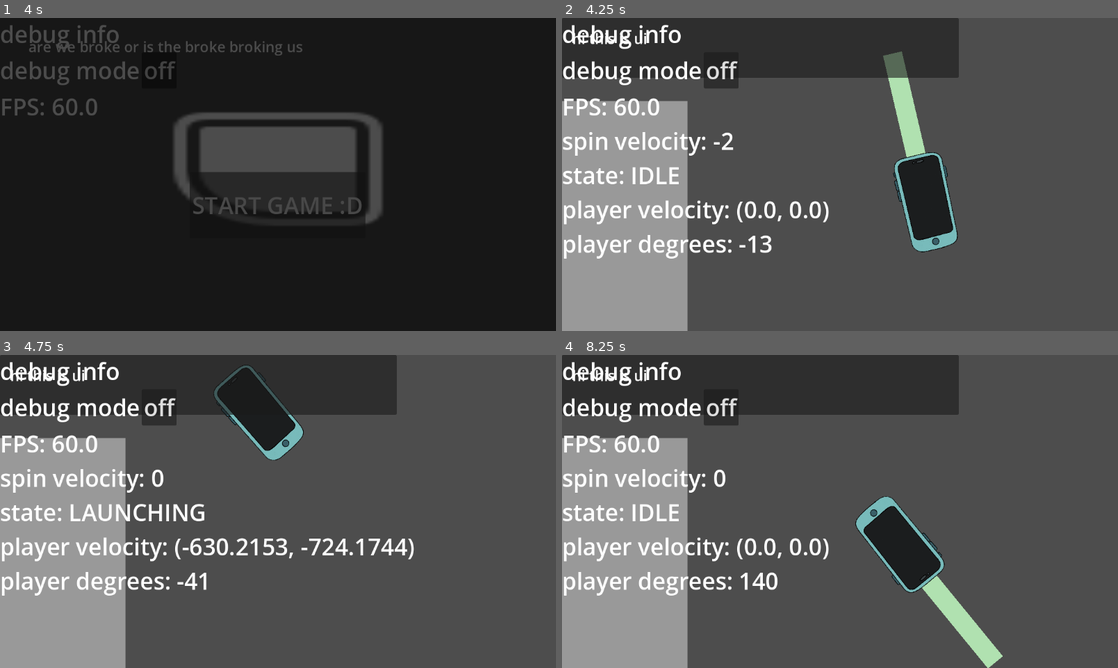
Above: before the commit, frames 1-4 (two rows, left to right).
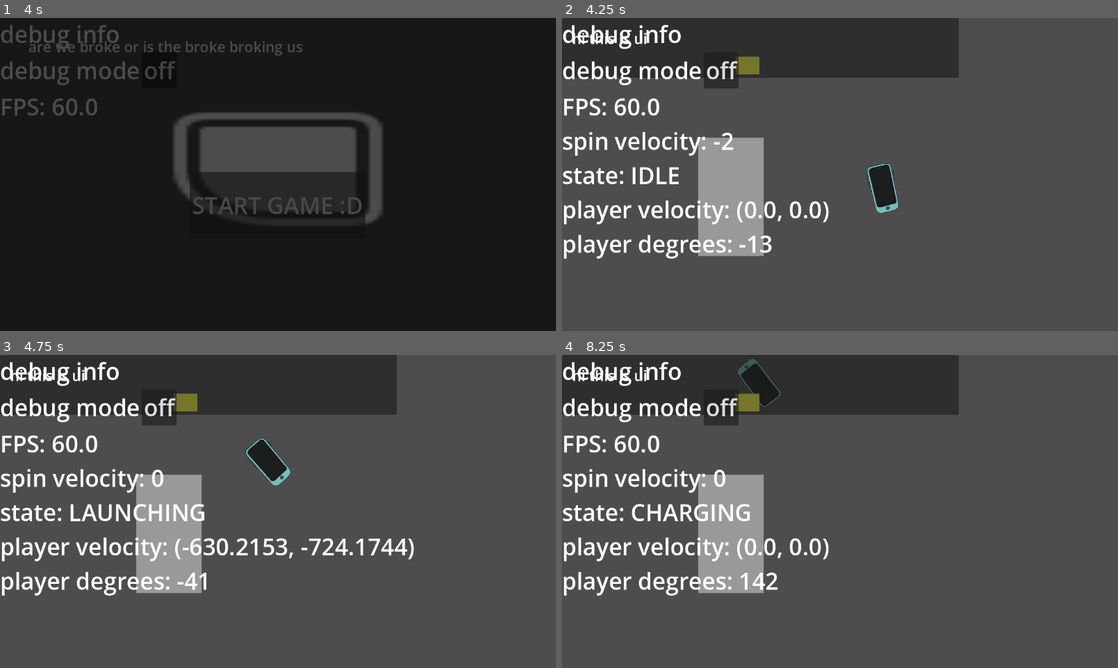
Above: after the commit, the same moments.

Repository: sophieTheProgrammer/GMTK-2026-Battery
Game: Godot game, scene res://scenes/cutscene_tutorial.tscn
Same seed, same stepped clock (60 frames per second), same inputs: the game is played once before the commit and once after it. This scene is started directly instead of the project's main scene. Sound files missing from this copy of the repository are replaced by a short silence.
Inputs (mouse positions are in pixels of both pictures, inside the frame that each line leads up to):
- Up to frame 1 (4 s): click "off" at 0.5 s; click "on" at 1.25 s; click "START GAME :D" at 2 s; click "START GAME :D" at 2.75 s; tap Enter (ui_accept) at 3.5, 3.77 s; move the mouse to (250, 237) at 3.52 s; hold A (right) from 3.53 s (still down); click (250, 237) at 3.6 s
- Up to frame 2 (4.25 s): keep holding A (right)
- Up to frame 3 (4.75 s): keep holding A (right); move the mouse to (444, 558) at 4.27 s; click (444, 558) at 4.35 s; tap Enter (ui_accept) at 4.52 s
- Up to frame 4 (8.25 s): move the mouse to (673, 464) at 5.02 s; release A (right) at 5.03 s; hold Right (left) 5.03-7.28 s; click (673, 464) at 5.1 s; move the mouse to (867, 511) at 5.77 s; click (867, 511) at 5.85 s; tap Enter (ui_accept) at 6.02, 6.77, 7.52 s; move the mouse to (756, 433) at 6.52 s; click (756, 433) at 6.6 s; move the mouse to (962, 495) at 7.27 s; hold A (right) from 7.28 s (still down); click (962, 495) at 7.35 s; move the mouse to (728, 527) at 8.02 s; click (728, 527) at 8.1 s

Frame 1 is identical in both runs. In frame 2, 24% of the frame differs, in the area x 0-72%, y 10-100%; in frame 3, 21%; in frame 4, 23%.

Commit message:
working update

Diff:
--- a/project.godot
+++ b/project.godot
@@ -34,6 +34,10 @@
 
 window/stretch/mode="viewport"
 
+[global_group]
+
+phone=""
+
 [gui]
 
 theme/custom="uid://dn4leoiqtpx61"
@@ -43,6 +47,7 @@
 click={
 "deadzone": 0.2,
 "events": [Object(InputEventMouseButton,"resource_local_to_scene":false,"resource_name":"","device":-1,"window_id":0,"a …(253 unchanged characters)…
+, Object(InputEventKey,"resource_local_to_scene":false,"resource_name":"","device":-1,"window_id":0,"alt_pressed":false,"shift_pressed":false,"ctrl_pressed":false,"meta_pressed":false,"pressed":false,"keycode":0,"physical_keycode":32,"key_label":0,"unicode":32,"location":0,"echo":false,"script":null)
 ]
 }
 left={
--- /dev/null
+++ b/scenes/charger.tscn
@@ -0,0 +1,21 @@
+[gd_scene format=3 uid="uid://bgahbuva8q5in"]
+
+[ext_resource type="Script" uid="uid://cpat0fbgqqdl3" path="res://scripts/charger.gd" id="1_aanbt"]
+
+[sub_resource type="RectangleShape2D" id="RectangleShape2D_h2h35"]
+size = Vector2(100, 71)
+
+[node name="charger" type="Area2D" unique_id=9780923]
+script = ExtResource("1_aanbt")
+
+[node name="CollisionShape2D" type="CollisionShape2D" parent="." unique_id=1458261700]
+shape = SubResource("RectangleShape2D_h2h35")
+
+[node name="ColorRect" type="ColorRect" parent="." unique_id=1193843019]
+offset_left = -50.0
+offset_top = -38.0
+offset_right = 49.0
+offset_bottom = 36.0
+color = Color(1, 1, 0.28627452, 1)
+
+[connection signal="body_entered" from="." to="." method="_on_body_entered"]
--- a/scenes/game.tscn
+++ b/scenes/game.tscn
@@ -3,6 +3,7 @@
 [ext_resource type="PackedScene" uid="uid://d13baxhqbwdm6" path="res://scenes/ui.tscn" id="1_uwrxv"]
 [ext_resource type="Script" uid="uid://dkvrwufrtbtty" path="res://scripts/camera_effects.gd" id="2_yqjtg"]
 [ext_resource type="PackedScene" uid="uid://ddahf4toxyraj" path="res://scenes/phone.tscn" id="3_lnu2h"]
+[ext_resource type="PackedScene" uid="uid://bgahbuva8q5in" path="res://scenes/charger.tscn" id="4_lbhrr"]
 
 [sub_resource type="RectangleShape2D" id="RectangleShape2D_h2h35"]
 size = Vector2(273, 506)
@@ -15,6 +16,7 @@
 [node name="ui" parent="." unique_id=1764728883 instance=ExtResource("1_uwrxv")]
 
 [node name="Camera2D" type="Camera2D" parent="." unique_id=244447270]
+zoom = Vector2(0.5, 0.5)
 script = ExtResource("2_yqjtg")
 
 [node name="StaticBody2D" type="StaticBody2D" parent="." unique_id=1183983615]
@@ -29,3 +31,6 @@
 offset_right = -316.0
 offset_bottom = 339.0
 color = Color(0.601223, 0.601223, 0.60122293, 1)
+
+[node name="charger" parent="." unique_id=9780923 instance=ExtResource("4_lbhrr")]
+position = Vector2(-383, -449)
--- a/scenes/phone.tscn
+++ b/scenes/phone.tscn
@@ -7,7 +7,7 @@
 [sub_resource type="RectangleShape2D" id="RectangleShape2D_h2h35"]
 size = Vector2(61, 106)
 
-[node name="Phone" type="CharacterBody2D" unique_id=1811385161]
+[node name="Phone" type="CharacterBody2D" unique_id=1811385161 groups=["phone"]]
 script = ExtResource("1_08mii")
 
 [node name="Label" type="Label" parent="." unique_id=1462357997]
--- a/scenes/shoot_indicator.tscn
+++ b/scenes/shoot_indicator.tscn
@@ -1,8 +1,10 @@
 [gd_scene format=3 uid="uid://byhrxl37ca8oa"]
 
 [node name="shoot_indicator" type="Node2D" unique_id=438777180]
+visible = false
 
 [node name="ColorRect" type="ColorRect" parent="." unique_id=2069777276]
+visible = false
 offset_right = 219.0
 offset_bottom = 40.0
 color = Color(0.6901961, 0.88235295, 0.6901961, 1)
--- a/scripts/autoloads/event_bus.gd
+++ b/scripts/autoloads/event_bus.gd
@@ -1 +1,3 @@
 extends Node
+
+signal phone_enter_charger(area : Area2D)
--- /dev/null
+++ b/scripts/charger.gd
@@ -0,0 +1,7 @@
+extends Area2D
+
+
+func _on_body_entered(body: Node2D) -> void:
+	if body.is_in_group("phone"):
+		print("Player detected in charger area")
+		EventBus.phone_enter_charger.emit(self)
--- a/scripts/phone.gd
+++ b/scripts/phone.gd
@@ -14,18 +14,22 @@
 	IDLE,
 	AIMING,
 	LAUNCHING,
+	CHARGING
 }
 func _ready() -> void:
-	pass
+	EventBus.phone_enter_charger.connect(_on_phone_enter_charger)
 
 var state : player_state = player_state.IDLE
 func _physics_process(delta: float) -> void:
-	if state == player_state.IDLE:
-		handle_idle(delta)
-	elif state == player_state.AIMING:
-		handle_aiming(delta)
-	elif state == player_state.LAUNCHING:
-		handle_launching(delta)
+	match state:
+		player_state.IDLE:
+			handle_idle(delta)
+		player_state.AIMING:
+			handle_aiming(delta)
+		player_state.LAUNCHING:
+			handle_launching(delta)
+		player_state.CHARGING:
+			handle_charging(delta)
 	Debug.display_debug_var("state", player_state.find_key(state))
 	Debug.display_debug_var("player velocity", velocity)
 	Debug.display_debug_var("player degrees", int(rotation_degrees))
@@ -59,3 +63,7 @@
 	if abs(velocity.x) < 0.5 and abs(velocity.y) < 0.5:
 		velocity = Vector2.ZERO
 		state = player_state.IDLE
+func handle_charging(delta: float) -> void:
+	velocity = Vector2.ZERO
+func _on_phone_enter_charger(area : Area2D) -> void:
+	state = player_state.CHARGING
Not shown, added: scripts/charger.gd.uid
